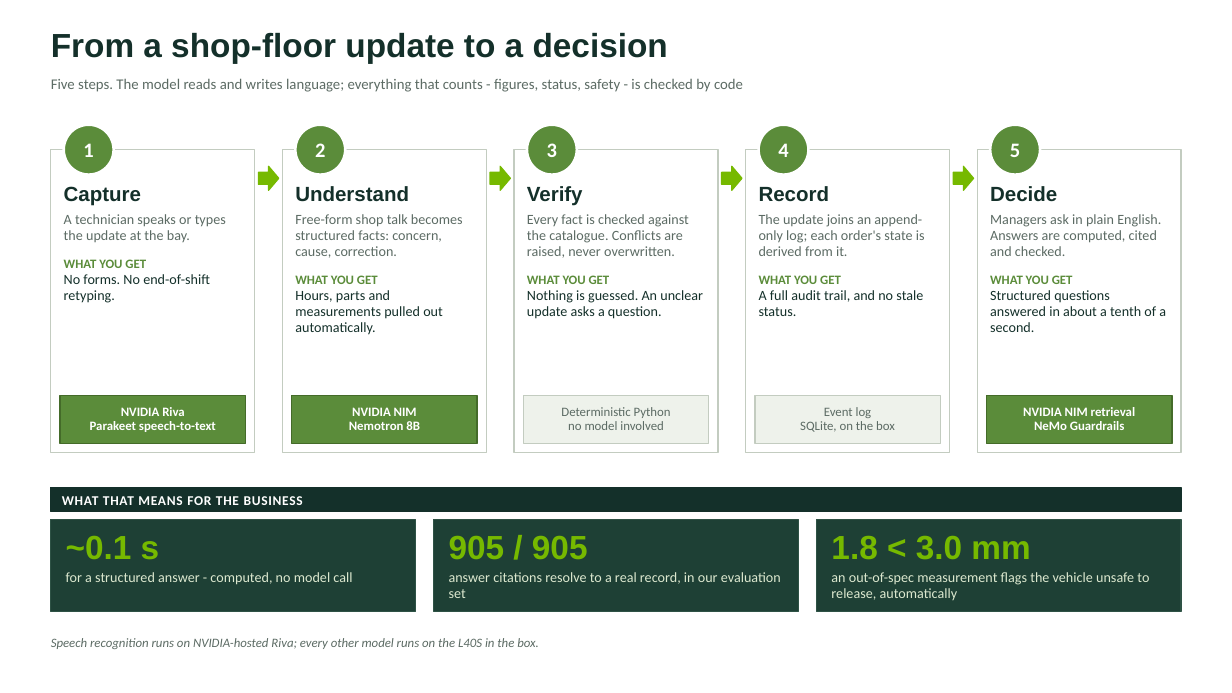
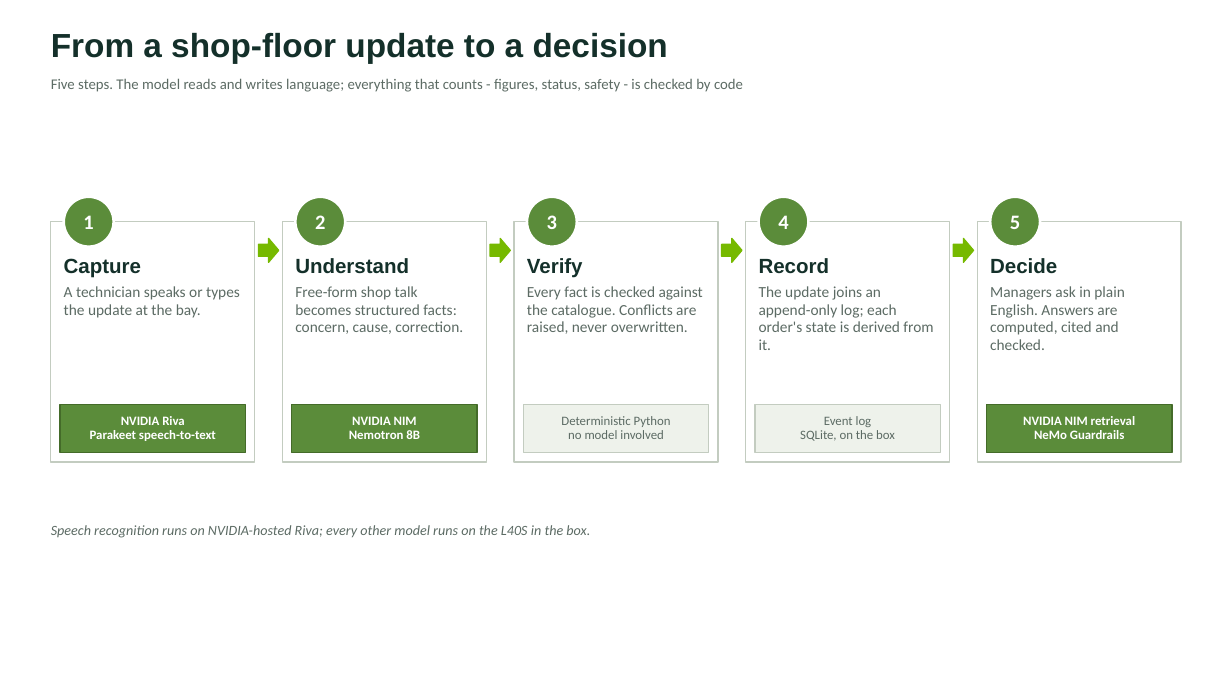
Before and after one commit to RaunakDasgupta/automotive-service-agent, a slide deck: slide 2 of docs/architecture-deck.pptx. Drawn at 1232x693 pixels with LibreOffice and Linux fonts; fonts in the diff are those of the drawing. Boxes give left, top, right and bottom in pixels: in the first picture for what was removed or moved away, otherwise in the second. Text is boxed around its words. In the diff, an @@ line names an element or a change of style, - is before the commit and + after.

```diff
--- a/docs/architecture-deck.pptx
+++ b/docs/architecture-deck.pptx
@@ rectangle: place and size @@
-rectangle at bbox=[51, 150, 255, 453]
+rectangle at bbox=[51, 222, 255, 462]
@@ rectangle: place and size @@
-rectangle at bbox=[283, 150, 487, 453]
+rectangle at bbox=[283, 222, 487, 462]
@@ rectangle: place and size @@
-rectangle at bbox=[514, 150, 718, 453]
+rectangle at bbox=[514, 222, 718, 462]
@@ rectangle: place and size @@
-rectangle at bbox=[746, 150, 950, 453]
+rectangle at bbox=[746, 222, 950, 462]
@@ 5 ellipses, 4 right arrows: place and size @@
-5 ellipses, 4 right arrows at bbox=[64, 125, 1041, 190]
+5 ellipses, 4 right arrows at bbox=[64, 197, 1041, 262]
@@ rectangle: place and size @@
-rectangle at bbox=[978, 150, 1182, 453]
+rectangle at bbox=[978, 222, 1182, 462]
@@ text at bbox=[64, 259, 210, 303]: paragraphs removed @@
-WHAT YOU GET
-No forms. No end-of-shift retyping.
@@ text "Capture": place and size @@
-text "Capture" at bbox=[64, 186, 226, 303]
+text "Capture" at bbox=[64, 258, 240, 318]
@@ text "Understand": place and size @@
-text "Understand" at bbox=[295, 186, 463, 335]
+text "Understand" at bbox=[295, 258, 463, 334]
@@ text "Verify": place and size @@
-text "Verify" at bbox=[527, 186, 703, 319]
+text "Verify" at bbox=[527, 258, 703, 334]
@@ text "Record": place and size @@
-text "Record" at bbox=[759, 186, 925, 316]
+text "Record" at bbox=[759, 258, 933, 350]
@@ text "Decide": place and size @@
-text "Decide" at bbox=[990, 186, 1166, 332]
+text "Decide" at bbox=[990, 258, 1125, 350]
@@ text at bbox=[64, 286, 240, 318]: size 11 to 12 pt in "A technician speaks or types the update ..." @@
@@ text at bbox=[295, 275, 443, 335]: paragraphs removed @@
-WHAT YOU GET
-Hours, parts and measurements pulled out automatically.
@@ text at bbox=[295, 286, 463, 334]: size 11 to 12 pt in "Free-form shop talk becomes structured facts: concern, ..." @@
@@ text at bbox=[527, 275, 703, 319]: paragraphs removed @@
-WHAT YOU GET
-Nothing is guessed. An unclear update asks a question.
@@ text at bbox=[527, 286, 703, 334]: size 11 to 12 pt @@
@@ text at bbox=[759, 275, 923, 316]: paragraphs removed @@
-WHAT YOU GET
-A full audit trail, and no stale status.
@@ text at bbox=[759, 286, 933, 350]: size 11 to 12 pt @@
@@ text at bbox=[990, 275, 1166, 332]: paragraphs removed @@
-WHAT YOU GET
-Structured questions answered in about a tenth of a second.
@@ text at bbox=[990, 286, 1125, 350]: size 11 to 12 pt @@
@@ 5 rectangles: place and size @@
-5 rectangles at bbox=[60, 396, 1173, 444]
+5 rectangles at bbox=[60, 405, 1173, 453]
@@ rectangle removed at bbox=[51, 488, 1181, 512] @@
@@ text removed at bbox=[62, 496, 303, 505] @@
-WHAT THAT MEANS FOR THE BUSINESS
@@ text "Speech recognition runs on NVIDIA-hosted ...": place and size @@
-text "Speech recognition runs on NVIDIA-hosted ..." at bbox=[51, 638, 539, 649]
+text "Speech recognition runs on NVIDIA-hosted ..." at bbox=[51, 525, 590, 538]
@@ text "Speech recognition runs on NVIDIA-hosted ..." at bbox=[51, 525, 590, 538]: size 10 to 11 pt @@
@@ rectangle removed at bbox=[51, 519, 415, 612] @@
@@ text removed at bbox=[66, 536, 160, 559] @@
-~0.1 s
@@ rectangle removed at bbox=[433, 519, 798, 612] @@
@@ text removed at bbox=[449, 536, 588, 559] @@
-905 / 905
@@ rectangle removed at bbox=[817, 519, 1181, 612] @@
@@ text removed at bbox=[831, 536, 1030, 560] @@
-1.8 < 3.0 mm
@@ text removed at bbox=[66, 572, 352, 585] @@
-for a structured answer - computed, no model call
@@ text removed at bbox=[449, 572, 781, 598] @@
-answer citations resolve to a real record, in our evaluation set
@@ text removed at bbox=[831, 572, 1149, 600] @@
-an out-of-spec measurement flags the vehicle unsafe to release, automatically
```
Also in this commit, not shown: 5 other files.
